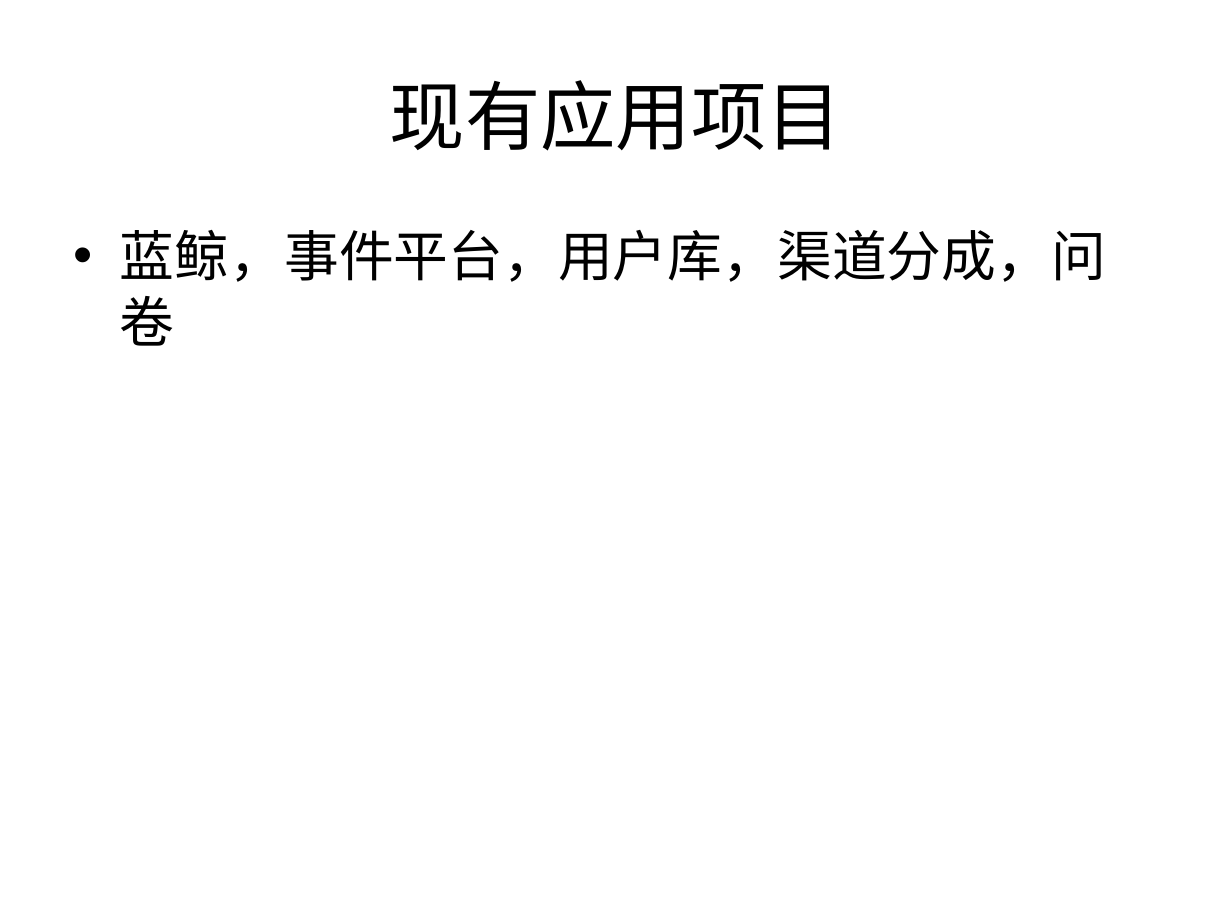
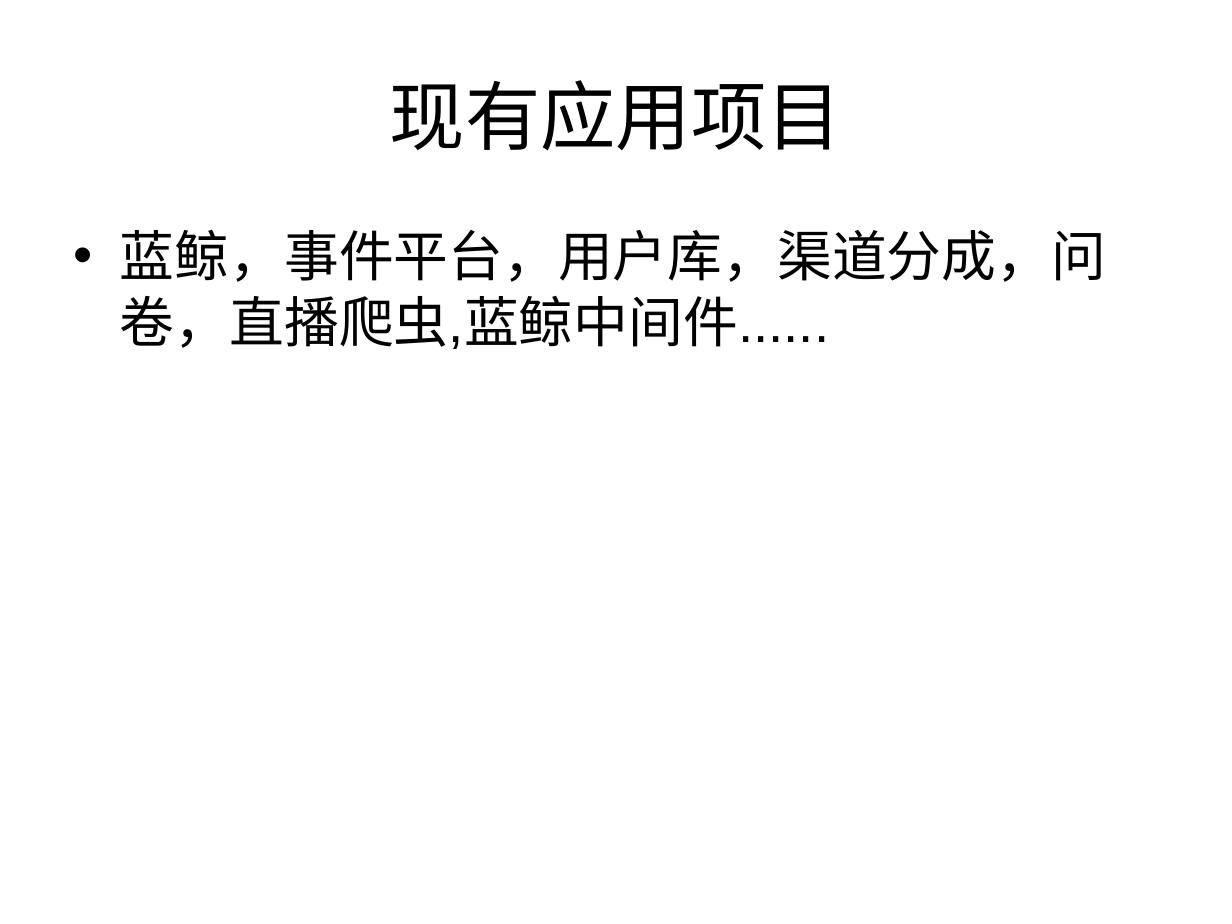
Before and after one commit to badqiu/archetype, a slide deck: slide 19 of doc/培训文档/rapid脚手架项目.ppt (slide 16 before the commit). Drawn at 1232x924 pixels with LibreOffice and Linux fonts; fonts in the diff are those of the drawing. Boxes give left, top, right and bottom in pixels: in the first picture for what was removed or moved away, otherwise in the second. Text is boxed around its words. In the diff, an @@ line names an element or a change of style, - is before the commit and + after.

```diff
--- a/doc/培训文档/rapid脚手架项目.ppt
+++ b/doc/培训文档/rapid脚手架项目.ppt
@@ text at [120,230,1106,349]: text changed @@
-• 蓝鲸，事件平台，用户库，渠道分成，问卷
+• 蓝鲸，事件平台，用户库，渠道分成，问卷，直播爬虫,蓝鲸中间件......
```
Also in this commit, not shown: 6 other slides changed, 3 slides added, 3 other files.
